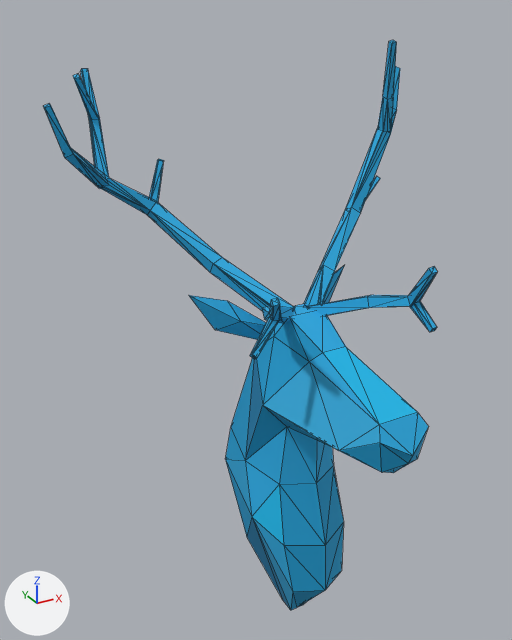
Before and after pictures for a commit that changed the glTF model exports/reindeer.glb.
Rendered twice from a camera (50 mm lens) standing at (-6.34, -9.74, 11.88) and looking at (-0.46, 0.95, 6.53). Every picture has the same lights, and +X, +Y and +Z are marked at lower left. The picture after the commit comes second. Mesh edges are drawn as thin lines. Vertices at exactly the same position are counted once.

The first picture shows 'Reindeer.Antler.L', 'Reindeer.Antler.R', 'Reindeer.Ear.L', 'Reindeer.Ear.R', 'Reindeer.HeadNeck'.
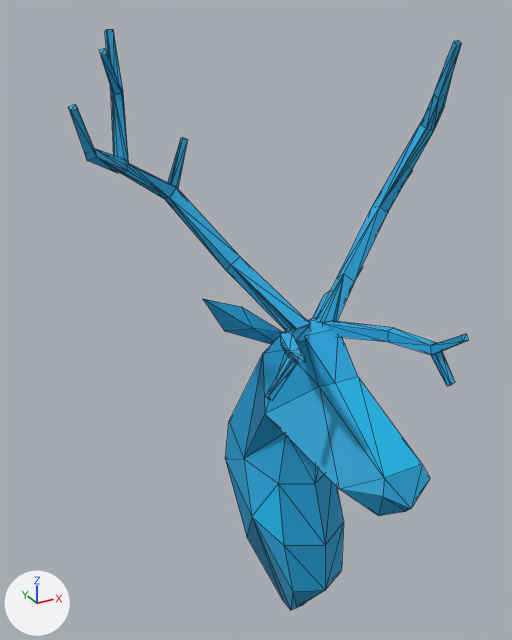
What differs and where, as boxes (x1, y1, x2, y2) in the pictures (512 x 640 px; the box of a moved part takes in the faces that stretch with it):
'Reindeer.HeadNeck', reshaped: before (225, 304, 428, 610); after (225, 317, 430, 610)
'Reindeer.Antler.L', moved, turned: before (43, 68, 295, 359); after (69, 29, 310, 401)
'Reindeer.Antler.R', moved, turned: before (304, 40, 437, 332); after (317, 40, 468, 386)
'Reindeer.Ear.L', moved, turned: before (189, 295, 266, 340); after (203, 299, 283, 344)
'Reindeer.Ear.R', moved, turned (mostly hidden): before (322, 266, 344, 304); after (312, 267, 363, 319)
part 5 of me_v18_steeper_eye_facets_and_tapered_rear_crown, moved or reshaped: before (226, 304, 428, 539); after (226, 317, 430, 539)

What changed in the scene script:
```text
Change me_reindeer_antler_l:
    used by ob_reindeer_antler_l; location = (0.0, 0.0, 0.0)
    remove me_reindeer_antler_l.from_pydata(...)  # 115 vertices, 226 faces; spans x -3.78..-0.09, y -1.63..3.92, z 6.68..10.87
    add me_reindeer_antler_l.from_pydata(...)  # 115 vertices, 226 faces; spans x -3.78..-0.09, y -2.34..2.29, z 6.5..11.57
    me_reindeer_antler_l part 1: the whole mesh is turned 15 degrees about the x axis through its middle, then moved by (0.0, -1.01, 0.08)
Change me_reindeer_antler_r:
    used by ob_reindeer_antler_r; location = (0.0, 0.0, 0.0)
    remove me_reindeer_antler_r.from_pydata(...)  # 108 vertices, 212 faces; spans x 0.12..3.58, y -2.32..2.35, z 6.66..11.35
    add me_reindeer_antler_r.from_pydata(...)  # 108 vertices, 212 faces; spans x 0.12..3.58, y -3.09..1.31, z 6.49..11.4
    me_reindeer_antler_r part 2: the whole mesh is turned 15 degrees about the x axis through its middle, then moved by (0.0, -1.03, -0.22)
Change me_ear_l_013:
    used by ob_reindeer_ear_l; location = (0.0, 0.0, 0.0)
    remove me_ear_l_013.from_pydata(...)  # 7 vertices, 10 faces; spans x -1.7..-0.2, y 0.65..1.2, z 6.1..7.18
    add me_ear_l_013.from_pydata(...)  # 7 vertices, 10 faces; spans x -1.7..-0.2, y 0.26..0.73, z 6.14..7.33
    me_ear_l_013 part 3: the whole mesh is turned 15 degrees about the x axis through its middle, then moved by (0.0, -0.45, 0.09)
Change me_ear_r_013:
    used by ob_reindeer_ear_r; location = (0.0, 0.0, 0.0)
    remove me_ear_r_013.from_pydata(...)  # 7 vertices, 10 faces; spans x 0.2..1.7, y 0.65..1.2, z 6.1..7.18
    add me_ear_r_013.from_pydata(...)  # 7 vertices, 10 faces; spans x 0.2..1.7, y 0.26..0.73, z 6.14..7.33
    me_ear_r_013 part 4: the whole mesh is turned 15 degrees about the x axis through its middle, then moved by (0.0, -0.45, 0.09)
Change me_v18_steeper_eye_facets_and_tapered_rear_crown:
    used by ob_reindeer_headneck; location = (0.0, 0.0, 0.0)
    remove me_v18_steeper_eye_facets_and_tapered_rear_crown.from_pydata(...)  # 60 vertices, 116 faces; spans x -1.0..1.0, y -3.06..1.64, z 0.03..6.96
    add me_v18_steeper_eye_facets_and_tapered_rear_crown.from_pydata(...)  # 60 vertices, 116 faces; spans x -1.0..1.0, y -3.15..1.68, z 0.03..6.88
    me_v18_steeper_eye_facets_and_tapered_rear_crown part 5: 40 of 60 vertices moved; they spanned x -0.94..0.94, y -3.06..1.59, z 3.64..6.96 and now span x -0.94..0.94, y -3.15..1.68, z 3.61..6.88; mean shift (0.0, -0.16, -0.32); largest move (0.0, -3.06, 5.76) -> (0.0, -3.15, 4.85)
```
